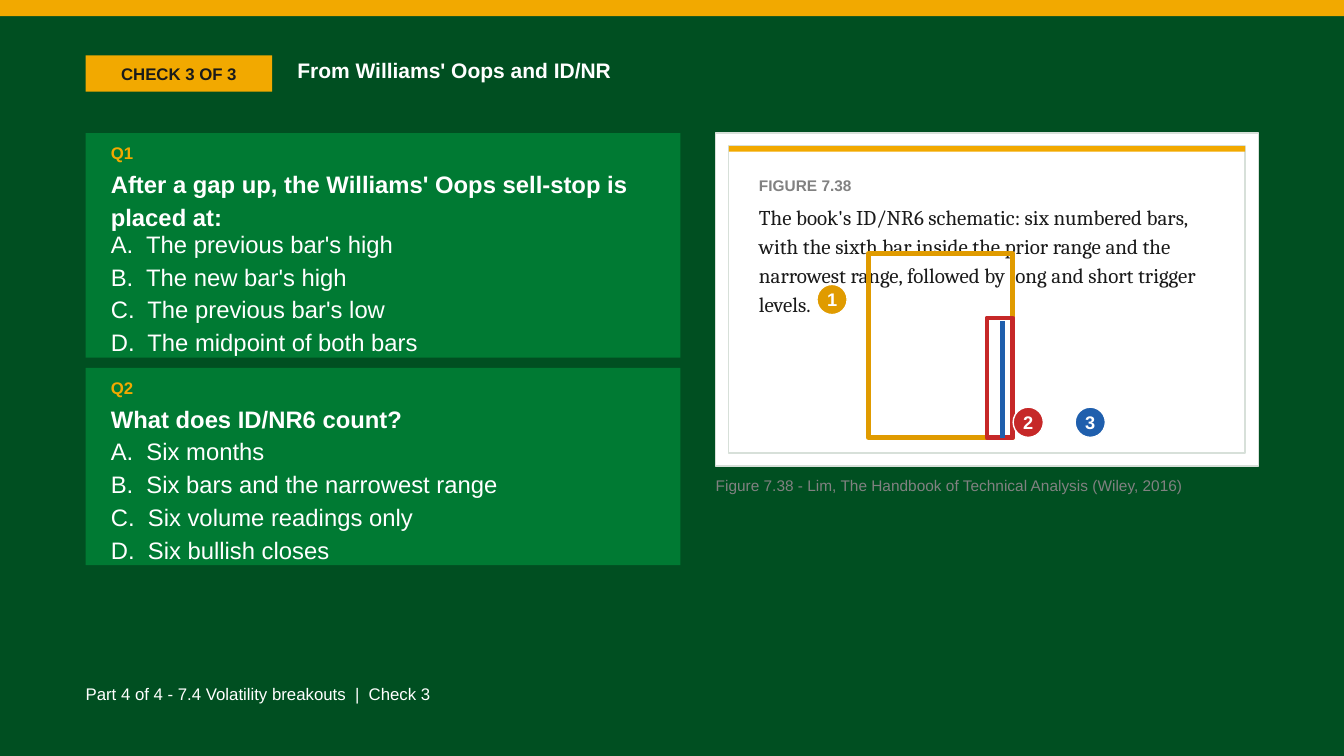
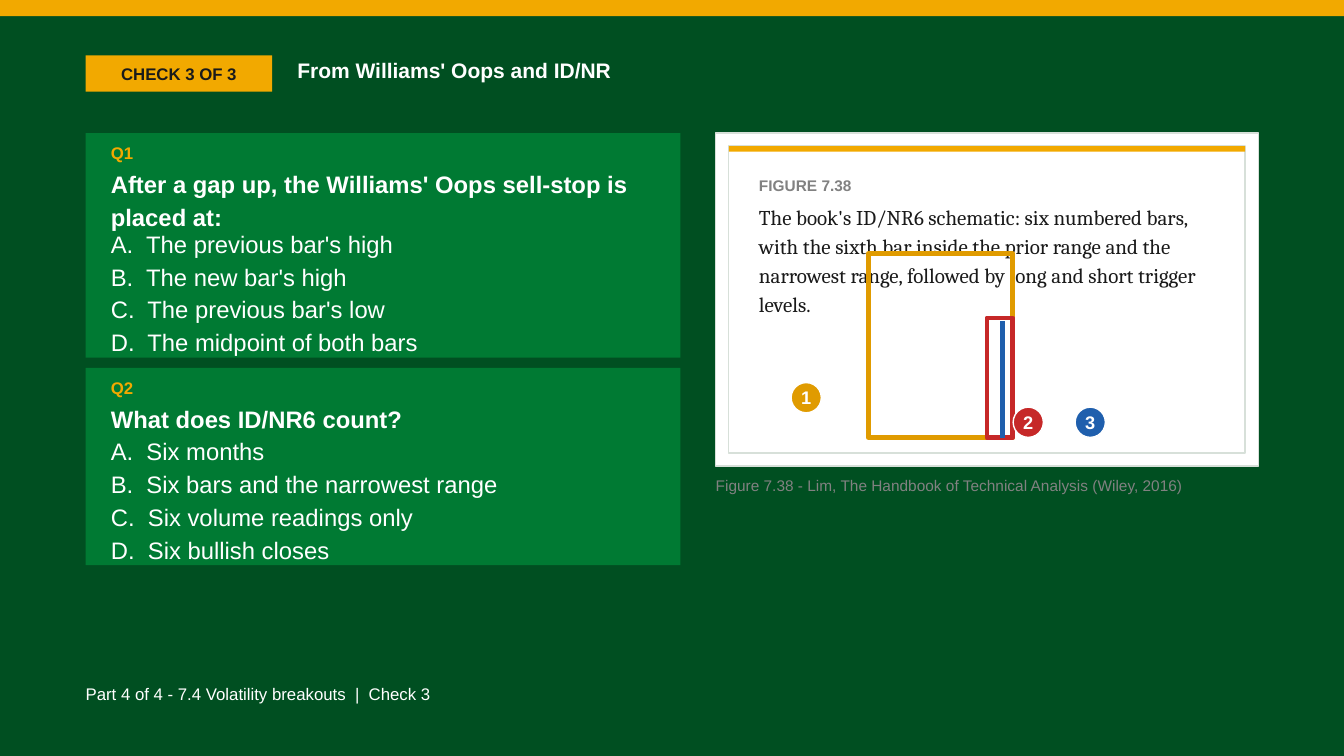
Before and after one commit to benjiesotelo-sudo/Telos_FIN1209, a slide deck: slide 27 of chapter-07/FIN1209-Chapter-07.pptx. Drawn at 1344x756 pixels with LibreOffice and Linux fonts; fonts in the diff are those of the drawing. Boxes give left, top, right and bottom in pixels: in the first picture for what was removed or moved away, otherwise in the second. Text is boxed around its words. In the diff, an @@ line names an element or a change of style, - is before the commit and + after.

```diff
--- a/chapter-07/FIN1209-Chapter-07.pptx
+++ b/chapter-07/FIN1209-Chapter-07.pptx
@@ ellipse "1": place and size @@
-ellipse "1" at (817, 284, 847, 315)
+ellipse "1" at (791, 383, 822, 413)
```
Also in this commit, not shown: 2 other slides changed, 1 other file.
